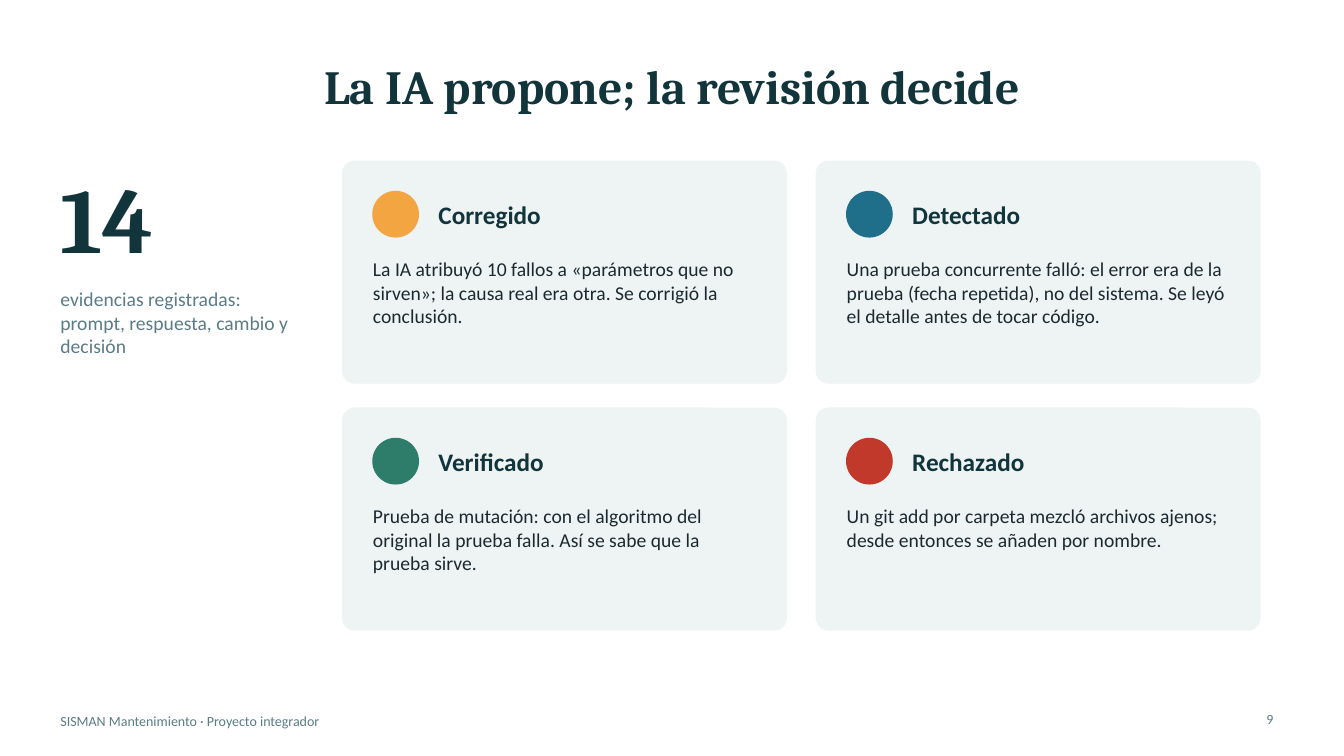
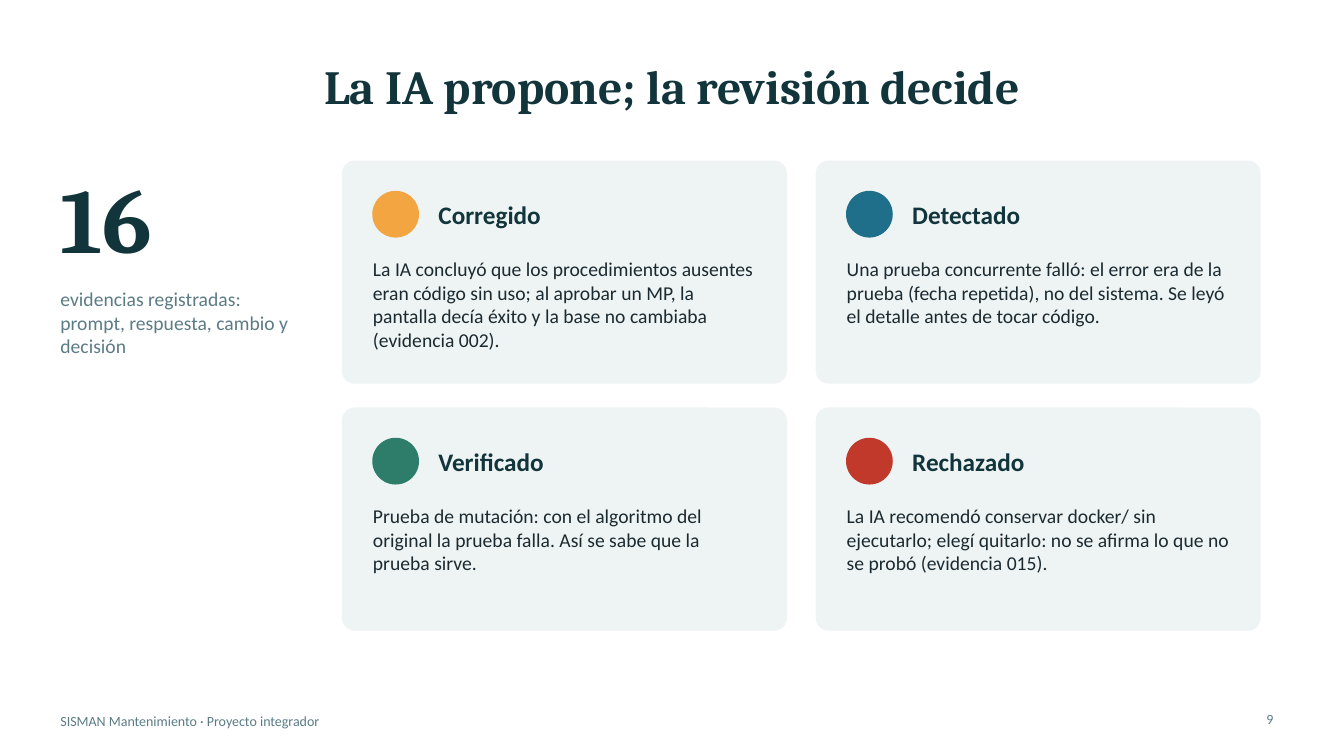
Before and after one commit to AngelHermozaSalasEDP/sisman-mantenimiento, a slide deck: slide 9 of docs/presentacion.pptx. Drawn at 1344x756 pixels with LibreOffice and Linux fonts; fonts in the diff are those of the drawing. Boxes give left, top, right and bottom in pixels: in the first picture for what was removed or moved away, otherwise in the second. Text is boxed around its words. In the diff, an @@ line names an element or a change of style, - is before the commit and + after.

```diff
--- a/docs/presentacion.pptx
+++ b/docs/presentacion.pptx
@@ text at (60, 190, 152, 254): text changed @@
-14
+16
@@ text at (373, 262, 753, 350): text changed @@
-La IA atribuyó 10 fallos a «parámetros que no sirven»; la causa real era otra. Se corrigió la conclusión.
+La IA concluyó que los procedimientos ausentes eran código sin uso; al aprobar un MP, la pantalla decía éxito y la base no cambiaba (evidencia 002).
@@ text at (847, 509, 1229, 573): text changed @@
-Un git add por carpeta mezcló archivos ajenos; desde entonces se añaden por nombre.
+La IA recomendó conservar docker/ sin ejecutarlo; elegí quitarlo: no se afirma lo que no se probó (evidencia 015).
```
Also in this commit, not shown: 8 other slides changed, 1 slide added, 1 other file.
